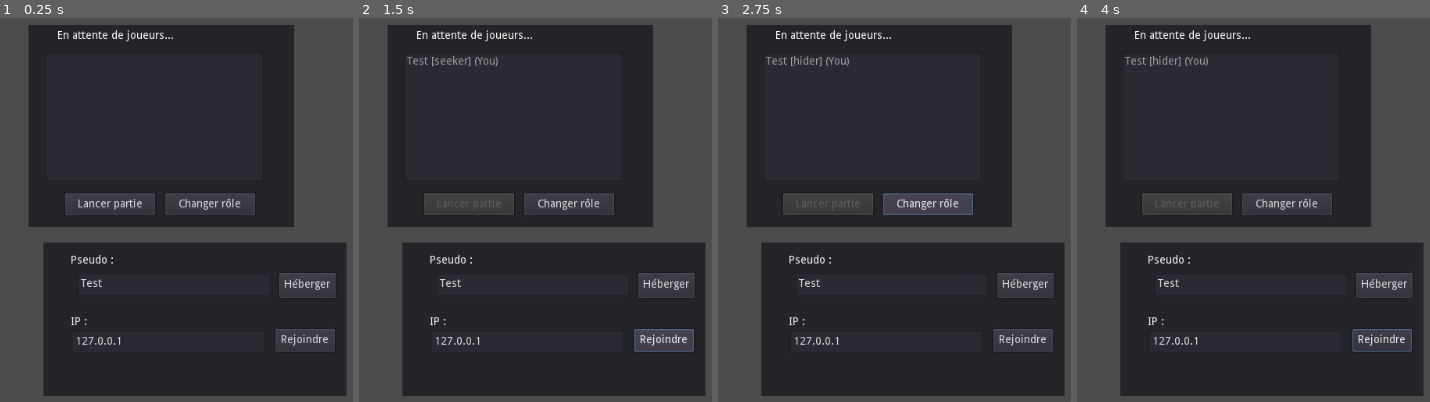
Above: before the commit, frames 1-4 (left to right).
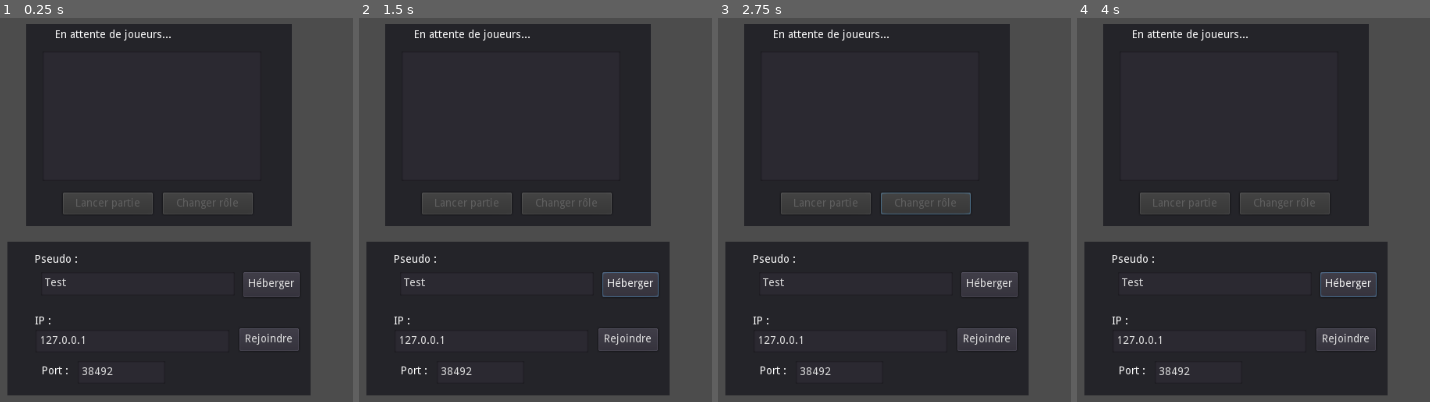
Above: after the commit, the same moments.

Repository: Gawfre/gdruntag
Game: Godot game, scene res://NetworkingTest.tscn
Same seed, same stepped clock (60 frames per second), same inputs: the game is played once before the commit and once after it.
Inputs (mouse positions are in pixels of both pictures, inside the frame that each line leads up to):
- Up to frame 1 (0.25 s): no input
- Up to frame 2 (1.5 s): click "Héberger" at 0.5 s; click (662, 340) at 1.25 s, where only the run before the commit has a clickable "Rejoindre"
- Up to frame 3 (2.75 s): click (929, 206) at 2 s, where only the run before the commit has a clickable "Changer rôle"
- Up to frame 4 (4 s): tap Enter at 2.75 s; move the mouse to (1412, 160) at 2.77 s; hold Right (ui_right) 2.78-3.53 s; tap Space at 3.5 s; move the mouse to (outside the picture) at 3.52 s; hold Down (ui_down) from 3.53 s (still down)

The runs differ from the first frame. In frame 1, 11% of the frame differs, in the area x 2-99%, y 1-99%; in frame 2, 12%; in frame 3, 12%; in frame 4, 11%.

Commit message:
add more support for upnp + port choice

Diff:
--- a/Lobby.gd
+++ b/Lobby.gd
@@ -9,6 +9,13 @@
 	gamestate.connect("player_list_changed", self, "refresh_lobby")
 	gamestate.connect("game_ended", self, "_on_game_ended")
 	gamestate.connect("game_error", self, "_on_game_error")
+
+	$PortInfoPopup.connect("config_success", self, "_on_server_setup_done")
+
+	$Connection/Port.text = str(gamestate.DEFAULT_PORT)
+
+	$Players/StartButton.disabled = true
+	$Players/ChangeRole.disabled = true
 
 # dict that gives infos for each player, provided its ID
 var player_info = {}
@@ -61,22 +68,21 @@
 		$Players/List.add_item(p + " [" + gamestate.get_player_role_from_pname(p) + "]")
 
 	$Players/StartButton.disabled = not get_tree().is_network_server()
+	$Players/ChangeRole.disabled = false
 
 
 
 func _on_HostButton_pressed():
-	print("hostpressed")
-	var player_name = $Connection/Pseudo.text
-	gamestate.host_game(player_name)
-	refresh_lobby()
-	print(get_tree().get_network_peer())
+	print("popuppressed")
+	$PortInfoPopup.popup_centered()
 
 
 func _on_JoinButton_pressed():
 	print("joinpressed")
 	var ip = $Connection/IPAddress.text
+	var port = int($Connection/Port.text)
 	var player_name = $Connection/Pseudo.text
-	gamestate.join_game(ip, player_name)
+	gamestate.join_game(ip, port, player_name)
 
 
 func _on_StartButton_pressed():
@@ -86,3 +92,28 @@
 func _on_ChangeRole_pressed():
 	gamestate.toggle_prole()
 	print("toggled_role: ", gamestate.get_player_role())
+
+
+func _on_server_setup_done():
+	print("configdone")
+	var player_name = $Connection/Pseudo.text
+	gamestate.host_game(player_name)
+	refresh_lobby()
+	print(get_tree().get_network_peer())
+	$Connection/IPAddress.text = gamestate.upnp.query_external_address()
+	$Connection/Port.text = gamestate.server_port
+
+func _on_PortInfoPopup_about_to_show():
+	$Connection/HostButton.disabled = true
+	$Connection/JoinButton.disabled = true
+	$Connection/IPAddress.editable = false
+	$Connection/Pseudo.editable = false
+	$Connection/Port.editable = false
+
+
+func _on_PortInfoPopup_popup_hide():
+	$Connection/HostButton.disabled = false
+	$Connection/JoinButton.disabled = false
+	$Connection/IPAddress.editable = true
+	$Connection/Pseudo.editable = true
+	$Connection/Port.editable = true
--- a/NetworkingTest.tscn
+++ b/NetworkingTest.tscn
@@ -1,27 +1,24 @@
-[gd_scene load_steps=2 format=2]
+[gd_scene load_steps=3 format=2]
 
 [ext_resource path="res://Lobby.gd" type="Script" id=1]
+[ext_resource path="res://PortInfoPopup.gd" type="Script" id=2]
 
 [node name="Lobby" type="Control"]
 anchor_right = 1.0
 anchor_bottom = 1.0
-margin_left = 5.97079
-margin_top = 1.01343
-margin_right = 5.97083
-margin_bottom = 1.01343
 script = ExtResource( 1 )
 __meta__ = {
 "_edit_use_anchors_": false
 }
 
 [node name="Players" type="Panel" parent="."]
-anchor_left = 0.331
+anchor_left = 0.5
 anchor_top = 0.159
-anchor_right = 0.663
+anchor_right = 0.5
 anchor_bottom = 0.59
-margin_left = 0.215759
+margin_left = -170.0
 margin_top = -0.240219
-margin_right = 0.247742
+margin_right = 170.0
 margin_bottom = 0.15976
 
 [node name="Label" type="Label" parent="Players"]
@@ -77,14 +74,17 @@
 }
 
 [node name="Connection" type="Panel" parent="."]
-anchor_left = 0.35
+anchor_left = 0.5
 anchor_top = 0.623
-anchor_right = 0.729
+anchor_right = 0.5
 anchor_bottom = 0.951
-margin_left = -0.400024
+margin_left = -194.0
 margin_top = 0.199982
-margin_right = -0.496033
+margin_right = 194.0
 margin_bottom = 0.399963
+__meta__ = {
+"_edit_use_anchors_": false
+}
 
 [node name="PseudoLabel" type="Label" parent="Connection"]
 anchor_left = 0.09
@@ -140,6 +140,34 @@
 "_edit_use_anchors_": false
 }
 
+[node name="PortLabel" type="Label" parent="Connection"]
+anchor_left = 0.113
+anchor_top = 0.777
+anchor_right = 0.245
+anchor_bottom = 0.898
+margin_left = 0.185238
+margin_top = 1.91762
+margin_right = -0.150772
+margin_bottom = 0.984604
+text = "Port :"
+valign = 1
+__meta__ = {
+"_edit_use_anchors_": false
+}
+
+[node name="Port" type="LineEdit" parent="Connection"]
+anchor_left = 0.237
+anchor_top = 0.761
+anchor_right = 0.526
+anchor_bottom = 0.924
+margin_left = -1.92677
+margin_top = 3.06961
+margin_right = -2.05876
+margin_bottom = -0.0413818
+__meta__ = {
+"_edit_use_anchors_": false
+}
+
 [node name="HostButton" type="Button" parent="Connection"]
 anchor_left = 0.779
 anchor_top = 0.196
@@ -167,7 +195,127 @@
 __meta__ = {
 "_edit_use_anchors_": false
 }
+
+[node name="PortInfoPopup" type="WindowDialog" parent="."]
+visible = true
+anchor_left = -0.0078125
+anchor_right = -0.0078125
+margin_left = -429.971
+margin_top = 118.987
+margin_right = -45.9708
+margin_bottom = 318.987
+window_title = "Entrer le port"
+script = ExtResource( 2 )
+__meta__ = {
+"_edit_use_anchors_": false
+}
+
+[node name="IntPortLabel" type="Label" parent="PortInfoPopup"]
+anchor_left = 0.146
+anchor_top = 0.205
+anchor_right = 0.274
+anchor_bottom = 0.326
+margin_left = -1.06397
+margin_top = 0.999996
+margin_right = 0.136017
+margin_bottom = 0.0669632
+grow_horizontal = 0
+text = "Port :"
+align = 2
+valign = 1
+__meta__ = {
+"_edit_use_anchors_": false
+}
+
+[node name="InternalPort" type="LineEdit" parent="PortInfoPopup"]
+anchor_left = 0.307
+anchor_top = 0.19
+anchor_right = 0.596
+anchor_bottom = 0.337
+margin_left = 0.11203
+margin_top = -3.8147e-06
+margin_right = -0.019989
+margin_bottom = 0.0890121
+__meta__ = {
+"_edit_use_anchors_": false
+}
+
+[node name="ExtPortLabel" type="Label" parent="PortInfoPopup"]
+visible = false
+anchor_left = 0.146
+anchor_top = 0.455
+anchor_right = 0.274
+anchor_bottom = 0.571
+margin_left = -1.06397
+margin_right = 0.136017
+margin_bottom = 0.0669632
+grow_horizontal = 0
+text = "External Port :"
+align = 2
+valign = 1
+__meta__ = {
+"_edit_use_anchors_": true
+}
+
+[node name="ExternalPort" type="LineEdit" parent="PortInfoPopup"]
+visible = false
+anchor_left = 0.307
+anchor_top = 0.435
+anchor_right = 0.596
+anchor_bottom = 0.582
+margin_left = 0.11203
+margin_top = -7.62939e-06
+margin_right = -0.019989
+margin_bottom = 0.0890121
+__meta__ = {
+"_edit_use_anchors_": false
+}
+
+[node name="ConfirmPort" type="Button" parent="PortInfoPopup"]
+anchor_left = 0.667
+anchor_top = 0.19
+anchor_right = 0.812
+anchor_bottom = 0.35
+margin_left = -0.128021
+margin_top = -3.8147e-06
+margin_right = 0.191986
+margin_bottom = -7.62939e-06
+text = "OK"
+__meta__ = {
+"_edit_use_anchors_": false
+}
+
+[node name="HelpButton" type="Button" parent="PortInfoPopup"]
+anchor_left = 0.583
+anchor_top = 0.76
+anchor_right = 0.812
+anchor_bottom = 0.92
+margin_left = 0.127991
+margin_top = -1.52588e-05
+margin_right = 0.191986
+text = "Aide"
+__meta__ = {
+"_edit_use_anchors_": false
+}
+
+[node name="AdvancedButton" type="Button" parent="PortInfoPopup"]
+anchor_left = 0.167
+anchor_top = 0.76
+anchor_right = 0.396
+anchor_bottom = 0.92
+margin_left = -0.127975
+margin_top = -1.52588e-05
+margin_right = -0.0639801
+text = "Avancé"
+__meta__ = {
+"_edit_use_anchors_": true
+}
 [connection signal="pressed" from="Players/StartButton" to="." method="_on_StartButton_pressed"]
 [connection signal="pressed" from="Players/ChangeRole" to="." method="_on_ChangeRole_pressed"]
 [connection signal="pressed" from="Connection/HostButton" to="." method="_on_HostButton_pressed"]
 [connection signal="pressed" from="Connection/JoinButton" to="." method="_on_JoinButton_pressed"]
+[connection signal="about_to_show" from="PortInfoPopup" to="." method="_on_PortInfoPopup_about_to_show"]
+[connection signal="popup_hide" from="PortInfoPopup" to="." method="_on_PortInfoPopup_popup_hide"]
+[connection signal="pressed" from="PortInfoPopup/ConfirmPort" to="." method="_on_ConfirmPort_pressed"]
+[connection signal="pressed" from="PortInfoPopup/ConfirmPort" to="PortInfoPopup" method="_on_ConfirmPort_pressed"]
+[connection signal="pressed" from="PortInfoPopup/AdvancedButton" to="PortInfoPopup" method="_on_AdvancedButton_pressed"]
--- /dev/null
+++ b/PortInfoPopup.gd
@@ -0,0 +1,74 @@
+extends WindowDialog
+
+
+const TT_PORT = "Le port du serveur à communiquer à vos amis. Port par défaut : %s." % gamestate.DEFAULT_PORT
+const TT_INTERNALPORT = "Le port de votre PC."
+const TT_EXTERNALPORT = "Le port de votre box. À communiquer à vos amis pour qu'ils puissent se connecter."
+const SIMPLE_NAME = "Entrer le port"
+const ADVANCED_NAME = "Entrer les ports"
+const IPORT_SIMPLE_NAME = "Port :"
+const IPORT_ADVANCED_NAME = "Internal Port :"
+const BUTTON_SIMPLE_NAME = "Avancé"
+const BUTTON_ADVANCED_NAME = "Simple"
+#> const HELP_INFO = "Ecrire l'aide ici"
+
+var internal_port = str(gamestate.DEFAULT_PORT)
+var external_port = str(gamestate.DEFAULT_PORT)
+
+var success = false
+var poperror = null
+
+signal config_success()
+
+func _ready():
+	$ExtPortLabel.set_tooltip(TT_EXTERNALPORT)
+	$ExternalPort.set_tooltip(TT_EXTERNALPORT)
+	$ExternalPort.text = external_port
+	$ExtPortLabel.visible = false
+	$ExternalPort.visible = false
+	$InternalPort.text = internal_port
+	switch_to_simple_texts()
+
+func switch_to_advanced_texts():
+	set_title(ADVANCED_NAME)
+	$IntPortLabel.text = IPORT_ADVANCED_NAME
+	$IntPortLabel.set_tooltip(TT_INTERNALPORT)
+	$InternalPort.set_tooltip(TT_INTERNALPORT)
+	$AdvancedButton.text = BUTTON_ADVANCED_NAME
+
+func switch_to_simple_texts():
+	set_title(SIMPLE_NAME)
+	$IntPortLabel.text = IPORT_SIMPLE_NAME
+	$IntPortLabel.set_tooltip(TT_PORT)
+	$InternalPort.set_tooltip(TT_PORT)
+	$AdvancedButton.text = BUTTON_SIMPLE_NAME
+
+func toggle_mode():
+	$ExtPortLabel.visible = not $ExtPortLabel.visible
+	$ExternalPort.visible = not $ExternalPort.visible
+	if $ExtPortLabel.visible:
+		switch_to_advanced_texts()
+	else:
+		switch_to_simple_texts()
+
+
+func _on_AdvancedButton_pressed():
+	toggle_mode()
+
+func _on_ConfirmPort_pressed():
+	var iport = $InternalPort.text
+	var eport = $ExternalPort.text if $ExternalPort.visible else $InternalPort.text
+	var upnp_result = gamestate.launch_upnp(int(eport), int(iport))
+	if upnp_result != UPNP.UPNP_RESULT_SUCCESS:
+		poperror = AcceptDialog.new()
+		poperror.dialog_text = "Impossible de lancer l'UPNP\n\nError : " + str(upnp_result)
+		add_child(poperror)
+		poperror.popup_centered_minsize(Vector2(100, 100))
+		poperror.connect("popup_hide", self, "_on_poperror_hide")
+	else:
+		hide()
+		emit_signal("config_success")
+
+func _on_poperror_hide():
+	poperror.queue_free()
+	poperror = null
--- a/gamestate.gd
+++ b/gamestate.gd
@@ -2,6 +2,7 @@
 
 # Default game port. Can be any number between 1024 and 49151.
 const DEFAULT_PORT = 38492#10567
+var server_port = DEFAULT_PORT
 
 # Max number of players.
 const MAX_PEERS = 12
@@ -151,25 +152,39 @@
 		post_start_game()
 
 
+func launch_upnp(eport, iport):
+	upnp = UPNP.new()
+	#print("discover ", upnp.discover())
+	#print("add ptfwd on ", port, " ", upnp.add_port_mapping(port))
+	var discover = upnp.discover()
+	if discover != UPNP.UPNP_RESULT_SUCCESS:
+		print("discover failed ", discover) #UPNPResult.keys()[discover]
+		return discover
+	print("discover succeed")
+	var ptfwd = upnp.add_port_mapping(eport, iport)
+	if ptfwd != UPNP.UPNP_RESULT_SUCCESS:
+		print("ptfwd failed ", ptfwd)
+	else:
+		server_port = iport
+	return ptfwd
+
+
 func host_game(new_player_name):
 	player_name = new_player_name
 	var host = NetworkedMultiplayerENet.new()
-	host.create_server(DEFAULT_PORT, MAX_PEERS)
+	host.create_server(server_port, MAX_PEERS)
 	get_tree().set_network_peer(host)
-	upnp = UPNP.new()
-	print("discover ", upnp.discover())
-	print("add ptfwd on ", DEFAULT_PORT, " ", upnp.add_port_mapping(DEFAULT_PORT))
 
 func _notification(what):
 	if what == MainLoop.NOTIFICATION_WM_QUIT_REQUEST:
 		print("exiting...")
 		if upnp != null: #if upnp.get_gateway()
-			print("delete ", upnp.delete_port_mapping(DEFAULT_PORT))
-
-func join_game(ip, new_player_name):
+			print("delete ", upnp.delete_port_mapping(server_port))
+
+func join_game(ip, port, new_player_name):
 	player_name = new_player_name
 	var client = NetworkedMultiplayerENet.new()
-	client.create_client(ip, DEFAULT_PORT)
+	client.create_client(ip, port)
 	get_tree().set_network_peer(client)
 
 
